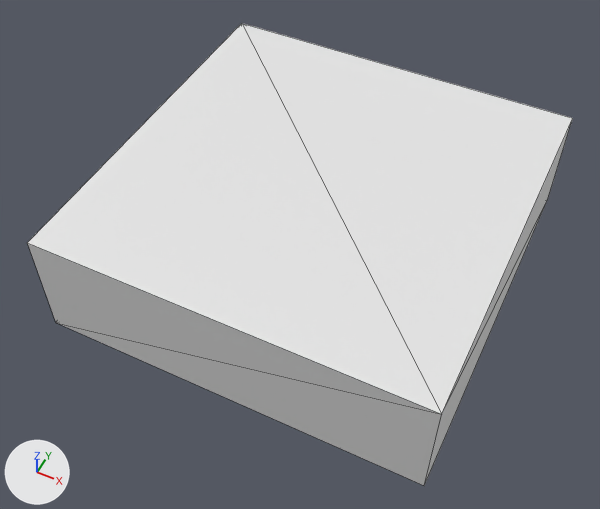
Renders of the glTF model Model3d/glb/C04-01155A.glb from each side of a commit.
Rendered twice from a camera (50 mm lens) standing at (0.00226, -0.00175, 0.0034) and looking at (0.001, 0.00079, 0.00023). The lights are fixed; the arrows at lower left show +X, +Y and +Z. The older version comes first. Mesh edges are drawn as thin lines. Where no turn or scale is listed for an object, it has been applied to the vertices. Vertices at exactly the same position are counted once.

Names of what the first picture shows: 'OpenSCAD Model'.
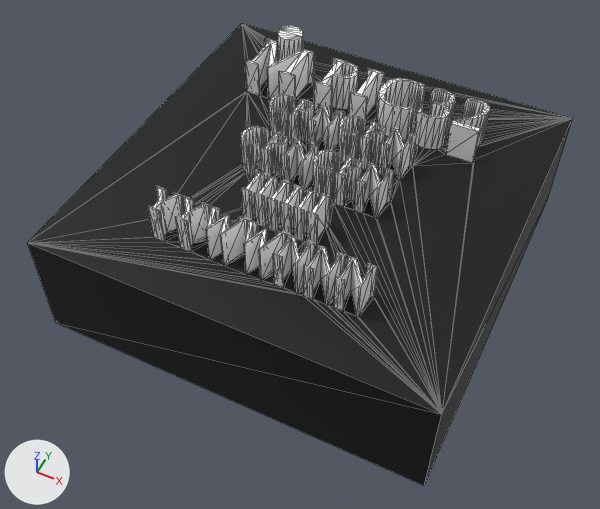
What differs and where, as boxes [x1, y1, x2, y2] in the pictures (600 x 509 px):
part 1 of me_openscad_model, added
    after: [28, 23, 573, 414]
part 2 of me_openscad_model, recoloured (white to black)
    both: [27, 121, 572, 486]

The edits, one by one:
Material 'Color 1' (mat_color_1) is new.
Its base color is (0.0, 0.0, 0.0) (black #000000).
Material 'Color 2' (mat_color_2) is new.
Its base color is (1.0, 1.0, 1.0) (white #ffffff).
me_openscad_model is used by ob_openscad_model.
me_openscad_model had 8 vertices, 12 faces and spanned x 0.0..0.002, y 0.0..0.002, z 0.0..0.0006.
me_openscad_model now has 1504 vertices, 3004 faces and spans x 0.0..0.002, y 0.0..0.002, z 0.0..0.0008.
me_openscad_model part 1: 1496 vertices added at x 0.00035..0.00164, y 0.00028..0.00184, z 0.0006..0.0008.
me_openscad_model part 2: 10 faces spanning x 0.0..0.002, y 0.0..0.002, z 0.0..0.0006 switch from no material to mat_color_1 (black #000000).
me_openscad_model gains material mat_color_2 (white #ffffff).
